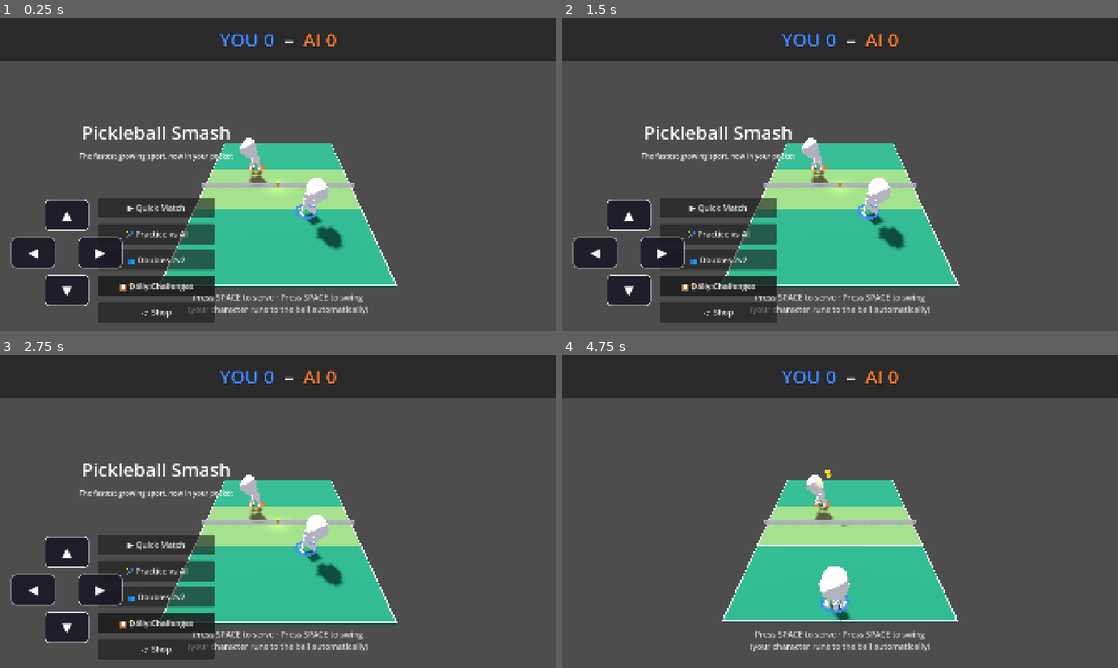
Above: before the commit, frames 1-4 (two rows, left to right).
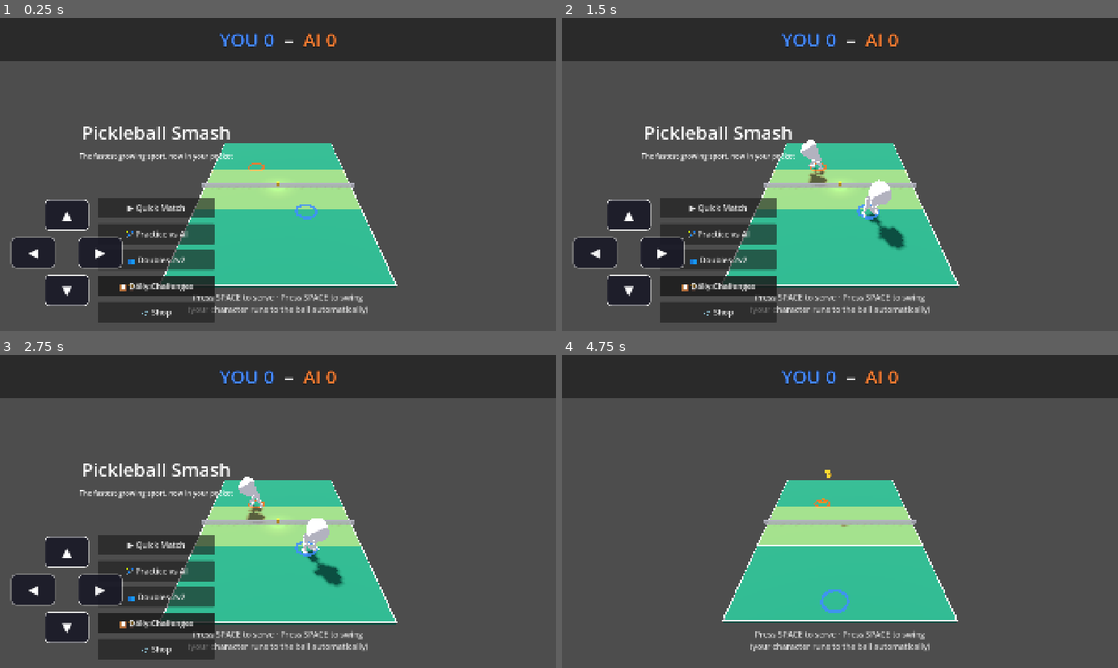
Above: after the commit, the same moments.

Repository: altafhssn/pickleball
Game: Godot game, scene res://scenes/Main.tscn
Same seed, same stepped clock (60 frames per second), same inputs: the game is played once before the commit and once after it.
Inputs (mouse positions are in pixels of both pictures, inside the frame that each line leads up to):
- Up to frame 1 (0.25 s): no input
- Up to frame 2 (1.5 s): click "▲" at 0.5 s; click "◀" at 1.25 s
- Up to frame 3 (2.75 s): click "▶" at 2 s
- Up to frame 4 (4.75 s): click "▼" at 2.75 s; click "▶ Quick Match" at 3.5 s; tap Space at 4.25, 4.52 s; move the mouse to (962, 495) at 4.27 s; click (962, 495) at 4.42 s

The runs differ from the first frame. In frame 1, 1.0% of the frame differs, in the area x 43-62%, y 38-74%; in frame 2, 0.3%; in frame 3, 0.3%; in frame 4, 1.0%.

Commit message:
[fix] Animations frozen in bind pose — two extraction bugs
User screenshot: characters render but hold a static pose.

Bug 1 — library collision: the FBX-imported AnimationPlayer already
owns the default "" AnimationLibrary (holding the file's own take).
add_animation_library("") with a second library fails, so none of
the clean-named animations were ever registered and play("idle")
was a silent no-op. Now reuse the existing "" library and add the
renamed animations into it.

Bug 2 — track paths: animations extracted from the other FBX files
carry track paths relative to THEIR scene's hierarchy (e.g.
"PB_Run_Forward/Skeleton3D:hips"), which don't resolve inside the
base model. _remap_tracks_to_skeleton rewrites every bone track to
"<base skeleton path>:<bone>" so all nine animations drive the one
skeleton we actually render.

Also logs the final animation list to the Output for verification.

Co-Authored-By: Claude Fable 5 <noreply@anthropic.com>

Diff:
--- a/scripts/CharacterVisual.gd
+++ b/scripts/CharacterVisual.gd
@@ -156,18 +156,46 @@
 	return result
 
 func _collect_animations() -> void:
-	# Pull the (single) animation out of every source FBX into one library
-	# on the base model's AnimationPlayer, renamed to our clean names.
-	var lib: AnimationLibrary = AnimationLibrary.new()
+	# Pull the (single) animation out of every source FBX into the base
+	# model's AnimationPlayer, renamed to our clean names.
+	#
+	# The imported AnimationPlayer already owns a default "" library (with
+	# the FBX's own take) — reuse it; adding a second library named ""
+	# would fail and leave us with zero animations (frozen bind pose).
+	var lib: AnimationLibrary
+	if anim_player.has_animation_library(""):
+		lib = anim_player.get_animation_library("")
+	else:
+		lib = AnimationLibrary.new()
+		anim_player.add_animation_library("", lib)
+
+	# All animation track paths must point at OUR skeleton. Tracks exported
+	# from the other FBX files reference their own scene's node names, so we
+	# rewrite every bone track onto the base model's skeleton path.
+	var anim_root: Node = anim_player.get_node(anim_player.root_node)
+	var skel_path: String = String(anim_root.get_path_to(skeleton))
+
 	for clean_name: String in ANIM_SOURCES:
 		var anim: Animation = _extract_animation(ANIM_SOURCES[clean_name])
 		if anim == null:
+			push_warning("CharacterVisual: no animation in %s" % ANIM_SOURCES[clean_name])
 			continue
+		_remap_tracks_to_skeleton(anim, skel_path)
 		if clean_name in LOOPED_ANIMS:
 			anim.loop_mode = Animation.LOOP_LINEAR
+		if lib.has_animation(clean_name):
+			lib.remove_animation(clean_name)
 		lib.add_animation(clean_name, anim)
-	# Global library name "" lets us play("idle") without a prefix.
-	anim_player.add_animation_library("", lib)
+	print("CharacterVisual: animations ready → ", anim_player.get_animation_list())
+
+func _remap_tracks_to_skeleton(anim: Animation, skel_path: String) -> void:
+	# Bone tracks are "path/to/Skeleton3D:bone_name". Keep the bone part,
+	# replace the node part with our skeleton's path.
+	for i: int in anim.get_track_count():
+		var old_path: NodePath = anim.track_get_path(i)
+		var bone: String = old_path.get_concatenated_subnames()
+		if bone != "":
+			anim.track_set_path(i, NodePath(skel_path + ":" + bone))
 
 func _extract_animation(path: String) -> Animation:
 	var scene: PackedScene = load(path)
